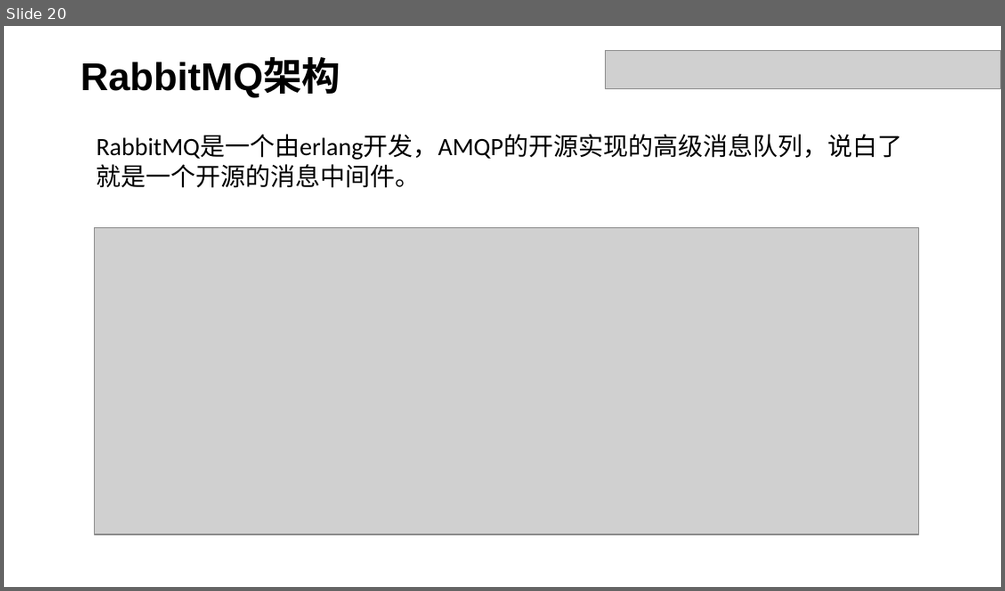
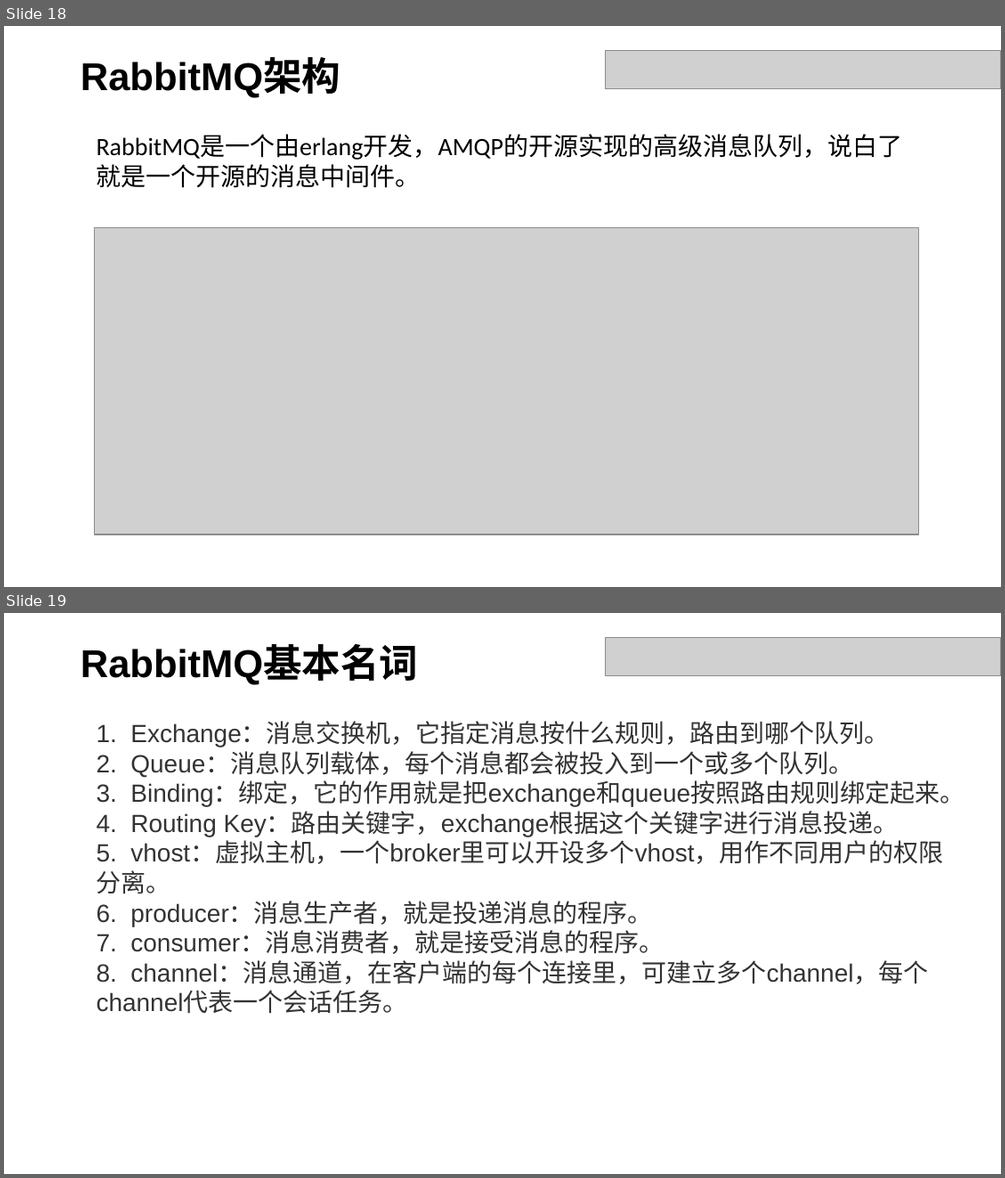
Before and after one commit to dxh122685692/doc, a slide deck: 分享.pptx. Shown one above the other, each under a label of ours: slide 20 before the commit, slides 18 and 19 after it. The pictures are 1005x591 and 1005x1178 pixels, drawn with LibreOffice and Linux fonts; fonts in the diff are those of the drawing; grey boxes stand for pictures. Boxes give left, top, right and bottom in pixels: in the first picture for what was removed or moved away, otherwise in the second. Text is boxed around its words. In the diff, an @@ line names an element or a change of style, - is before the commit and + after.

```diff
--- a/分享.pptx
+++ b/分享.pptx
@@ slide 19 added at box(4, 613, 1001, 1174), background #FFFFFF @@
@@ picture added at box(605, 638, 1001, 676) @@
@@ text added at box(81, 647, 418, 685), 28 pt, text #000000, bold @@
+RabbitMQ基本名词
@@ text added at box(97, 722, 964, 1013), 18 pt, text #333333 @@
+1. Exchange：消息交换机，它指定消息按什么规则，路由到哪个队列。
+2. Queue：消息队列载体，每个消息都会被投入到一个或多个队列。
+3. Binding：绑定，它的作用就是把exchange和queue按照路由规则绑定起来。
+4. Routing Key：路由关键字，exchange根据这个关键字进行消息投递。
+5. vhost：虚拟主机，一个broker里可以开设多个vhost，用作不同用户的权限分离。
+6. producer：消息生产者，就是投递消息的程序。
+7. consumer：消息消费者，就是接受消息的程序。
+8. channel：消息通道，在客户端的每个连接里，可建立多个channel，每个channel代表一个会话任务。
@@ what was slide 20 is now slide 18 @@
```
Also in this commit, not shown: 4 slides changed, 8 other slides added, 6 slides removed.
